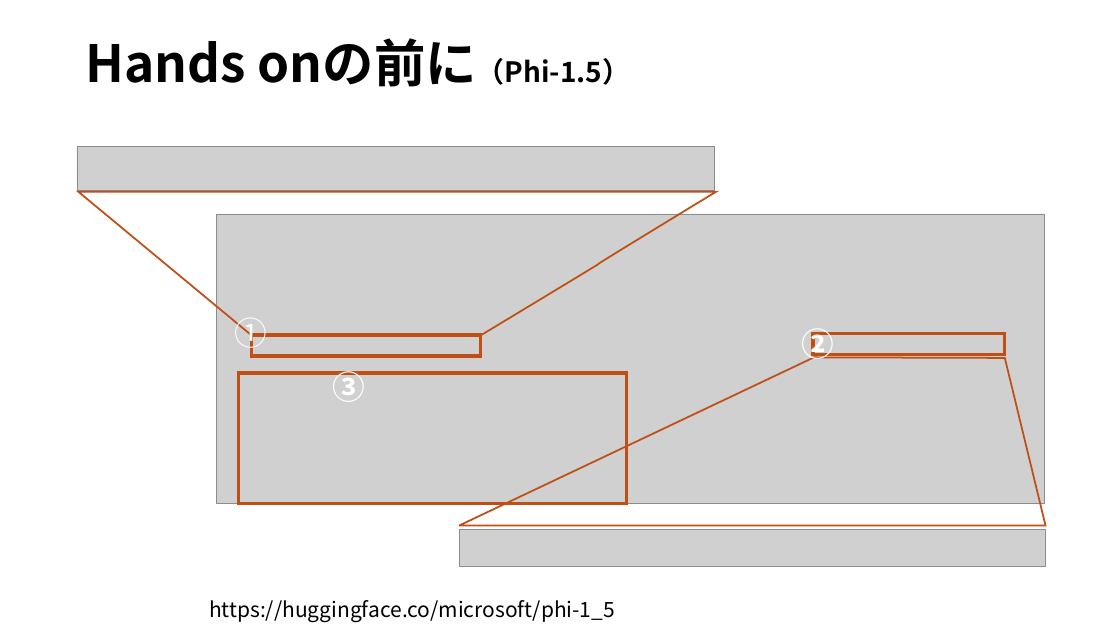
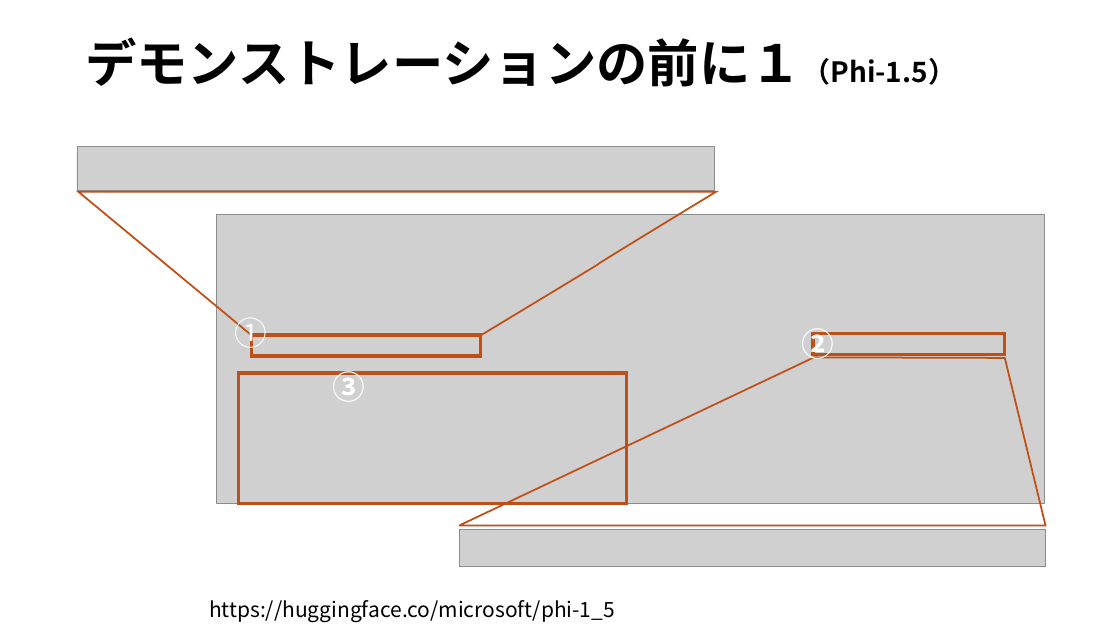
Before and after one commit to ikedachin/study_huggingface, a slide deck: slide 11 of huggingface 発表資料.pptx (slide 9 before the commit). Drawn at 1120x630 pixels with LibreOffice and Linux fonts; fonts in the diff are those of the drawing; grey boxes stand for pictures; background and template pictures are left out. Boxes give left, top, right and bottom in pixels: in the first picture for what was removed or moved away, otherwise in the second. Text is boxed around its words. In the diff, an @@ line names an element or a change of style, - is before the commit and + after.

```diff
--- a/huggingface 発表資料.pptx
+++ b/huggingface 発表資料.pptx
@@ title at (85,37,957,87): text changed @@
-Hands onの前に（Phi-1.5）
+デモンストレーションの前に１（Phi-1.5）
```
Also in this commit, not shown: 5 other slides changed, 2 slides added, 1 slide removed, 2 other files.
